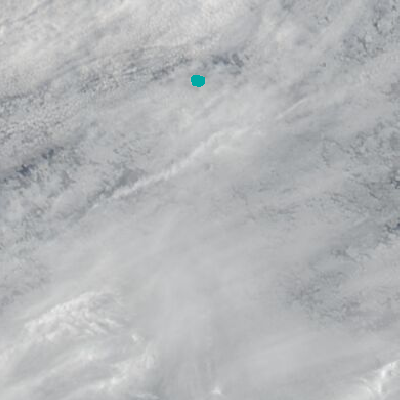
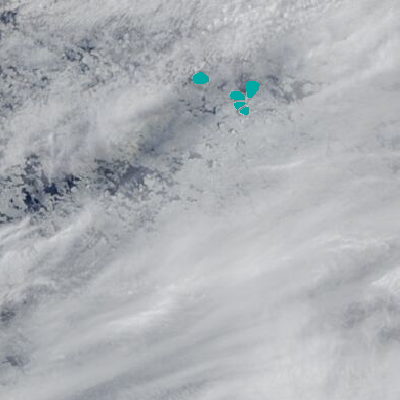
Layers edited between the first and the second 400px x 400px image:
moved "ice floes" (2nd of 2) above "landmask", painted on it over (x1=191, y1=72, x2=260, y2=115)
painted on "Layer 1" over (x1=0, y1=0, x2=400, y2=400)
